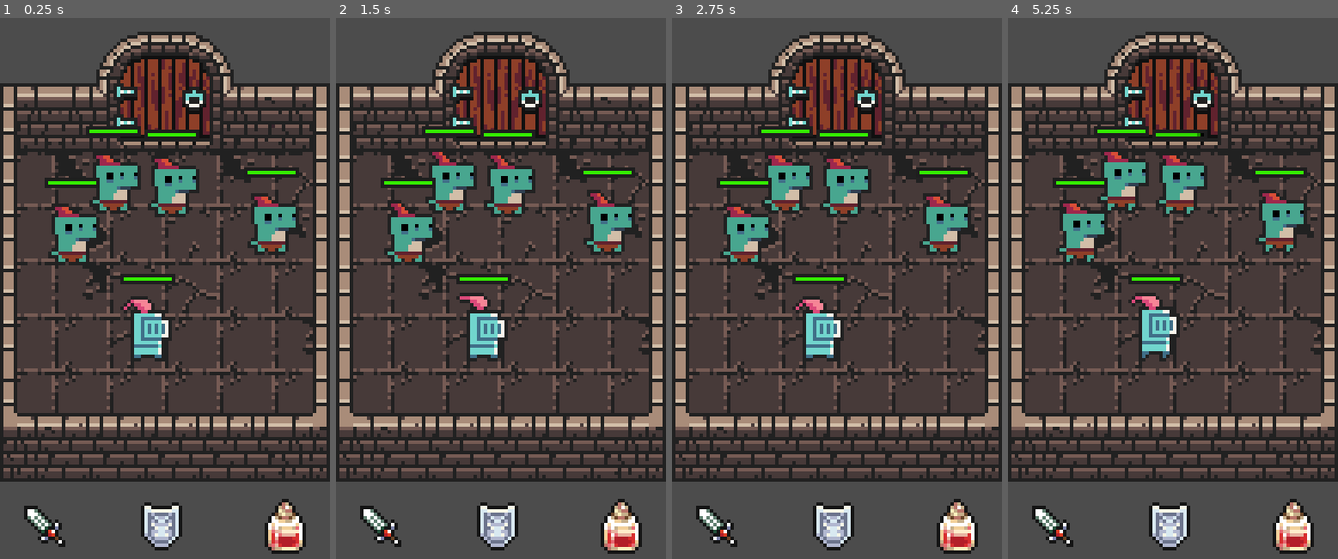
Above: before the commit, frames 1-4 (left to right).
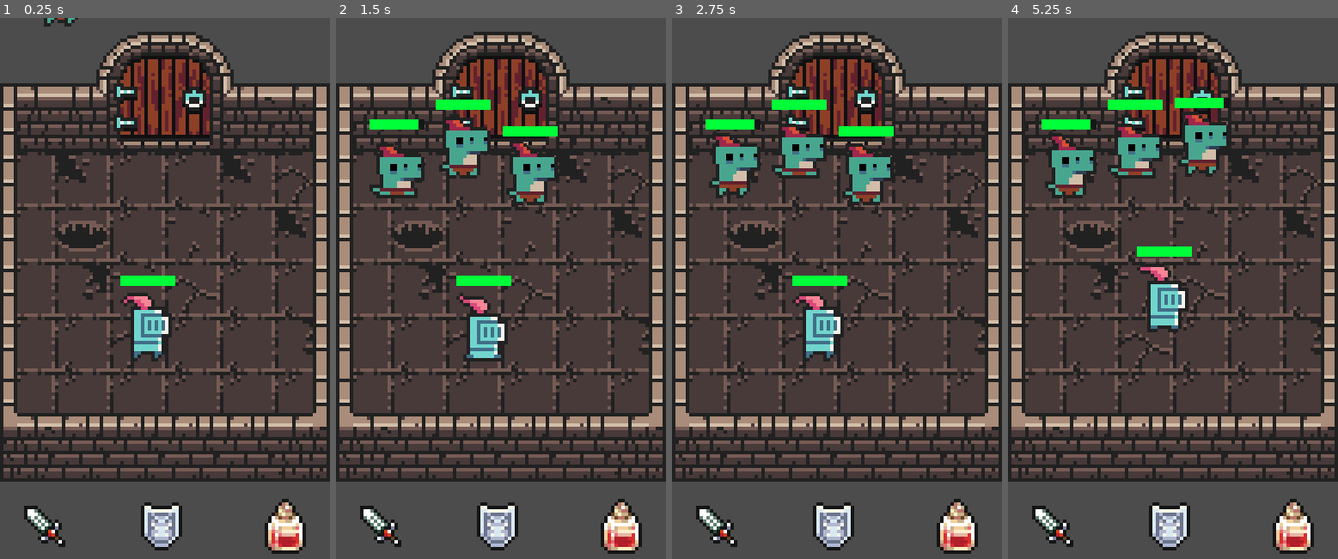
Above: after the commit, the same moments.

Repository: maluramichael/godot-2d-rpg-battle
Game: Godot game, scene res://screens/Battle.tscn
Same seed, same stepped clock (60 frames per second), same inputs: the game is played once before the commit and once after it.
Inputs (mouse positions are in pixels of both pictures, inside the frame that each line leads up to):
- Up to frame 1 (0.25 s): no input
- Up to frame 2 (1.5 s): click (382, 526) at 0.5 s; click (497, 526) at 1.25 s
- Up to frame 3 (2.75 s): click (959, 526) at 2 s
- Up to frame 4 (5.25 s): click (1054, 526) at 2.75 s; click (1169, 526) at 3.5 s; click (1295, 526) at 4.25 s; click (1054, 526) at 5 s

The runs differ from the first frame. In frame 1, 7.1% of the frame differs, in the area x 13-91%, y 0-64%; in frame 2, 10%; in frame 3, 10%; in frame 4, 12%, in the area x 10-91%, y 14-64%.

Commit message:
Add some juice

Diff:
--- a/components/Enemy.gd
+++ b/components/Enemy.gd
@@ -4,15 +4,44 @@
 export var max_health: int = 100
 
 signal clicked
+signal spawned
 
-func deal_damage(damage: int):
+func _ready():
+  $HealthBar.update_health(health, max_health)
+  add_to_group("enemies")
+  print("Spawn enemy")
+  var original_position = position
+  var spawn_position = original_position - Vector2(0, 100)
+  position = spawn_position
+
+  $DropInTween.interpolate_property(self, "position", spawn_position, original_position, 0.5, Tween.EASE_IN, Tween.EASE_IN)
+  $DropInTween.start()
+  yield($DropInTween, "tween_completed")
+  print("Spawned")
+  emit_signal("spawned")
+
+func deal_damage(damage: int) -> bool:
+  print("Got hit")
+  var original_position = position
+  var damage_position = original_position - Vector2(0, 10)
+
+  $HitTween.interpolate_property(self, "position", position, damage_position, 0.1, Tween.EASE_IN, Tween.EASE_IN)
+  $HitTween.start()
+  yield($HitTween, "tween_completed")
+
   health -= damage
   if health <= 0:
     health = 0
   $HealthBar.update_health(health, max_health)
 
+  $HitTween.interpolate_property(self, "position", position, original_position, 0.1, Tween.EASE_IN, Tween.EASE_IN)
+  $HitTween.start()
+  yield($HitTween, "tween_completed")
+
   if health == 0:
-    queue_free()
+    return true
+
+  return false
 
 func select():
   pass
--- a/components/Enemy.tscn
+++ b/components/Enemy.tscn
@@ -25,14 +25,21 @@
 
 [node name="Rect" type="CollisionShape2D" parent="Area2D"]
 position = Vector2( 0, -10 )
-shape = SubResource( 2 )
+shape = SubResource( 1 )
 
 [node name="Idle" type="AnimatedSprite" parent="."]
 position = Vector2( 0, -14 )
-frames = SubResource( 3 )
-frame = 2
+frames = SubResource( 2 )
+frame = 3
 playing = true
 
 [node name="HealthBar" parent="." instance=ExtResource( 5 )]
-position = Vector2( 0, -24 )
+margin_left = -8.0
+margin_top = -23.0
+margin_right = 7.0
+margin_bottom = -20.0
+
+[node name="DropInTween" type="Tween" parent="."]
+
+[node name="HitTween" type="Tween" parent="."]
 [connection signal="input_event" from="Area2D" to="." method="_on_Area2D_input_event"]
--- a/components/HealthBar.gd
+++ b/components/HealthBar.gd
@@ -1,6 +1,8 @@
-extends Node2D
+extends TextureProgress
 
 func update_health(current_health: float, max_health: float):
-  var bar = $Bar
-  var health_fac = 1.0 - (current_health / max_health)
-  bar.frame = floor(lerp(0, bar.vframes - 1, health_fac))
+  #var bar = $Bar
+  #var health_fac = 1.0 - (current_health / max_health)
+  #bar.frame = floor(lerp(0, bar.vframes - 1, health_fac))
+  max_value = max_health
+  value = current_health
--- a/components/HealthBar.tscn
+++ b/components/HealthBar.tscn
@@ -1,13 +1,17 @@
-[gd_scene load_steps=3 format=2]
+[gd_scene load_steps=4 format=2]
 
-[ext_resource path="res://assets/ui/health.png" type="Texture" id=1]
+[ext_resource path="res://assets/ui/health_bar_full.png" type="Texture" id=1]
 [ext_resource path="res://components/HealthBar.gd" type="Script" id=2]
+[ext_resource path="res://assets/ui/health_bar_empty.png" type="Texture" id=3]
 
-[node name="HealthBar" type="Node2D"]
+[node name="HealthBar" type="TextureProgress"]
+margin_top = -3.0
+margin_right = 15.0
+step = 1.0
+value = 50.0
+texture_under = ExtResource( 3 )
+texture_progress = ExtResource( 1 )
 script = ExtResource( 2 )
-
-[node name="Bar" type="Sprite" parent="."]
-texture = ExtResource( 1 )
-vframes = 10
-region_enabled = true
-region_rect = Rect2( 0, 0, 16, 30 )
+__meta__ = {
+"_edit_use_anchors_": false
+}
--- a/components/Player.gd
+++ b/components/Player.gd
@@ -1,3 +1,44 @@
 extends Node2D
 
+signal move_finished
+signal attacked
+
 export var health: int = 100
+export var max_health: int = 100
+export var speed: float = 100
+
+onready var tween: Tween = $Tween
+
+var is_attacking = false
+
+func _ready():
+  $HealthBar.update_health(health, max_health)
+
+func attack(enemy):
+  if is_attacking: return
+
+  is_attacking = true
+  print("Attack")
+  var original_player_position = position
+
+  move_to(enemy.position)
+  yield(self, "move_finished")
+
+  var is_dead = enemy.deal_damage(10)
+
+  move_to(original_player_position)
+  yield(self, "move_finished")
+
+  is_attacking = false
+
+  emit_signal("attacked", is_dead)
+
+  return is_dead
+
+func move_to(destination):
+  print("Move to", destination)
+  var duration = position.distance_to(destination) / speed
+  tween.interpolate_property(self, "position", position, destination, duration, Tween.EASE_OUT, Tween.EASE_IN)
+  tween.start()
+  yield(tween, "tween_completed")
+  emit_signal("move_finished")
--- a/components/Player.tscn
+++ b/components/Player.tscn
@@ -19,10 +19,15 @@
 script = ExtResource( 6 )
 
 [node name="HealthBar" parent="." instance=ExtResource( 5 )]
-position = Vector2( 0, -24 )
+margin_left = -8.0
+margin_top = -24.7493
+margin_right = 7.0
+margin_bottom = -21.7493
 
 [node name="Idle" type="AnimatedSprite" parent="."]
 position = Vector2( 0, -14 )
-frames = SubResource( 2 )
-frame = 2
+frames = SubResource( 1 )
+frame = 3
 playing = true
+
+[node name="Tween" type="Tween" parent="."]
--- a/project.godot
+++ b/project.godot
@@ -51,6 +51,14 @@
 "svg/scale": 1.0
 }
 
+[input]
+
+attack={
+"deadzone": 0.5,
+"events": [ Object(InputEventKey,"resource_local_to_scene":false,"resource_name":"","device":0,"alt":false,"shift":false,"control":false,"meta":false,"command":false,"pressed":false,"scancode":65,"unicode":0,"echo":false,"script":null)
+ ]
+}
+
 [rendering]
 
 environment/default_environment="res://default_env.tres"
--- /dev/null
+++ b/screens/Battle.gd
@@ -0,0 +1,32 @@
+extends Node2D
+
+onready var player = $Player
+var selected_enemy = null
+
+func get_random_enemy():
+  var enemies = get_tree().get_nodes_in_group("enemies")
+  var index = floor(rand_range(0, enemies.size()))
+  return enemies[index]
+
+func _on_AttackButton_pressed() -> void:
+  var enemy
+  if selected_enemy != null:
+    enemy = selected_enemy
+  else:
+   enemy = get_random_enemy()
+
+  if enemy:
+    player.attack(enemy)
+    yield(player, "attacked")
+    if enemy.health <= 0:
+      selected_enemy = null
+      enemy.free()
+
+func _on_DefendButton_pressed() -> void:
+  pass # Replace with function body.
+
+func _on_HealButton_pressed() -> void:
+  pass # Replace with function body.
+
+func _on_enemy_selection_changed(enemy) -> void:
+  selected_enemy = enemy
--- a/screens/Battle.tscn
+++ b/screens/Battle.tscn
@@ -1,59 +1,17 @@
-[gd_scene load_steps=10 format=2]
+[gd_scene load_steps=12 format=2]
 
 [ext_resource path="res://screens/Background.tscn" type="PackedScene" id=1]
 [ext_resource path="res://components/Player.tscn" type="PackedScene" id=2]
-[ext_resource path="res://components/Enemy.tscn" type="PackedScene" id=3]
+[ext_resource path="res://screens/Enemies.gd" type="Script" id=3]
 [ext_resource path="res://assets/images/rpg_icons_spritesheet.png" type="Texture" id=4]
+[ext_resource path="res://screens/Battle.gd" type="Script" id=5]
+[ext_resource path="res://screens/SpawnPoint.gd" type="Script" id=6]
 
-[sub_resource type="GDScript" id=1]
-script/source = "extends Node2D
+[sub_resource type="InputEventAction" id=1]
+action = "attack"
 
-var selected_enemy = null
-
-func get_random_enemy():
-  var enemies = $Enemies.get_children()
-  var index = floor(rand_range(0, enemies.size()))
-  return enemies[index]
-
-func _on_AttackButton_pressed() -> void:
-  var enemy
-  if selected_enemy != null:
-    enemy = selected_enemy
-  else:
-   enemy = get_random_enemy()
-  enemy.deal_damage(10)
-
-func _on_DefendButton_pressed() -> void:
-  pass # Replace with function body.
-
-func _on_HealButton_pressed() -> void:
-  pass # Replace with function body.
-
-func _on_enemy_selection_changed(enemy) -> void:
-  selected_enemy = enemy
-"
-
-[sub_resource type="GDScript" id=2]
-script/source = "extends Node
-
-signal enemy_selection_changed
-
-var selected_enemy = null
-
-func _ready():
-  for child in get_children():
-    child.connect(\"clicked\", self, \"enemy_clicked\", [child])
-
-func enemy_clicked(enemy):
-  print(\"Enemy clicked\", enemy)
-
-  if is_instance_valid(selected_enemy):
-    selected_enemy.deselect()
-
-  selected_enemy = enemy
-  selected_enemy.select()
-
-  emit_signal(\"enemy_selection_changed\", selected_enemy)"
+[sub_resource type="ShortCut" id=2]
+shortcut = SubResource( 1 )
 
 [sub_resource type="AtlasTexture" id=3]
 atlas = ExtResource( 4 )
@@ -68,38 +26,62 @@
 region = Rect2( 1056, 560, 16, 16 )
 
 [node name="Battle" type="Node2D"]
-script = SubResource( 1 )
+script = ExtResource( 5 )
 
 [node name="Background" parent="." instance=ExtResource( 1 )]
 
+[node name="Enemies" type="YSort" parent="."]
+script = ExtResource( 3 )
+
+[node name="Spawn" type="Node2D" parent="Enemies"]
+position = Vector2( 17.6559, 52.4405 )
+script = ExtResource( 6 )
+__meta__ = {
+"_edit_group_": true
+}
+
+[node name="Spawn2" type="Node2D" parent="Enemies"]
+position = Vector2( 36.8928, 46.6431 )
+script = ExtResource( 6 )
+__meta__ = {
+"_edit_group_": true
+}
+
+[node name="Spawn3" type="Node2D" parent="Enemies"]
+position = Vector2( 56.3933, 54.5487 )
+script = ExtResource( 6 )
+__meta__ = {
+"_edit_group_": true
+}
+
+[node name="Spawn4" type="Node2D" parent="Enemies"]
+position = Vector2( 75.1032, 47.9607 )
+script = ExtResource( 6 )
+__meta__ = {
+"_edit_group_": true
+}
+
 [node name="Player" parent="." instance=ExtResource( 2 )]
 position = Vector2( 43, 100 )
-
-[node name="Enemies" type="YSort" parent="."]
-script = SubResource( 2 )
-
-[node name="Enemy" parent="Enemies" instance=ExtResource( 3 )]
-position = Vector2( 50, 58 )
-
-[node name="Enemy2" parent="Enemies" instance=ExtResource( 3 )]
-position = Vector2( 33, 57 )
-
-[node name="Enemy3" parent="Enemies" instance=ExtResource( 3 )]
-position = Vector2( 21, 72 )
-
-[node name="Enemy4" parent="Enemies" instance=ExtResource( 3 )]
-position = Vector2( 79, 69 )
+speed = 500.0
 
 [node name="UI" type="Control" parent="."]
 anchor_right = 1.0
 anchor_bottom = 1.0
+__meta__ = {
+"_edit_use_anchors_": false
+}
 
 [node name="AttackButton" type="TextureButton" parent="UI"]
 margin_left = 5.0
 margin_top = 140.0
 margin_right = 22.0
 margin_bottom = 157.0
+shortcut = SubResource( 2 )
 texture_normal = SubResource( 3 )
+__meta__ = {
+"_edit_use_anchors_": false
+}
 
 [node name="DefendButton" type="TextureButton" parent="UI"]
 margin_left = 39.0
--- /dev/null
+++ b/screens/Enemies.gd
@@ -0,0 +1,38 @@
+extends Node
+
+signal enemy_selection_changed
+
+var selected_enemy = null
+
+func _ready():
+  for i in range(3):
+    var enemy = create_enemy()
+    yield(enemy, "spawned")
+
+
+func create_enemy():
+  var spawn_points = get_tree().get_nodes_in_group("spawn_points")
+  var empty_spawn_point
+  for spawn_point in spawn_points:
+    if not spawn_point.occupied:
+      empty_spawn_point = spawn_point
+      break
+  if empty_spawn_point:
+    empty_spawn_point.occupied = true
+    var enemy = load("res://components/Enemy.tscn")
+    var instance = enemy.instance()
+    instance.set_position(empty_spawn_point.position)
+    instance.connect("clicked", self, "enemy_clicked", [instance])
+    add_child(instance)
+    return instance
+
+func enemy_clicked(enemy):
+  print("Enemy clicked", enemy)
+
+  if is_instance_valid(selected_enemy):
+    selected_enemy.deselect()
+
+  selected_enemy = enemy
+  selected_enemy.select()
+
+  emit_signal("enemy_selection_changed", selected_enemy)
--- /dev/null
+++ b/screens/SpawnPoint.gd
@@ -0,0 +1,6 @@
+extends Node2D
+
+var occupied = false
+
+func _ready():
+  add_to_group("spawn_points")
Binary file removed: assets/ui/bar.png
Binary file removed: assets/ui/bar_full.png
Binary file added: assets/ui/health_bar_empty.png
Not shown, changed: assets/ui/health_bar_empty.png.import
Binary file added: assets/ui/health_bar_full.png
Not shown, changed: assets/ui/health_bar_full.png.import
Not shown: 1 places in components/Enemy.tscn that only renumber resources
Not shown: 1 places in components/Player.tscn that only renumber resources
